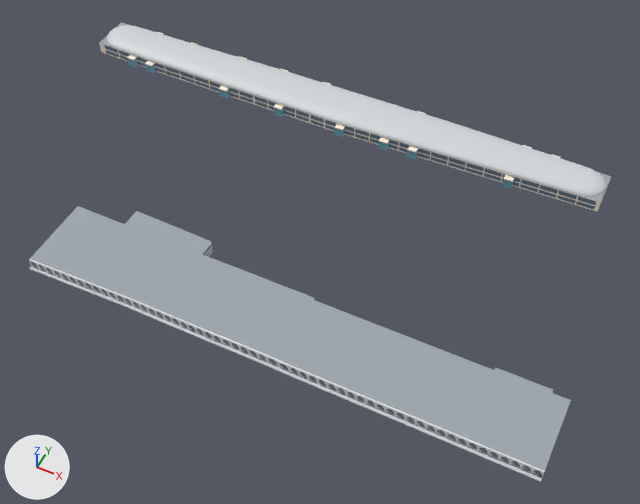
What one commit did to the glTF model models/dubai-dxb-terminal-1.glb.
Both versions are drawn from a camera (50 mm lens) standing at (327.0, -538.0, 835.0) and looking at (-20.0, 156.0, -33.0). Lighting does not change. The marker at lower left points along +X, +Y and +Z. The first picture is the older version. Vertices at exactly the same position are counted once.

The older version as bpy lines, for what is in view:
```python
me_dubai_international_airport_terminal_1_and_concourse_c = bpy.data.meshes.new('Dubai International Airport Terminal 1 and Concourse C')
me_dubai_international_airport_terminal_1_and_concourse_c.from_pydata(...)  # 3573 vertices, 3782 faces; spans x -505.0..336.0, y -60.0..425.0, z 0.0..28.0
# faces by material slot: [648, 128, 1768, 984, 212, 42]
me_dubai_international_airport_terminal_1_and_concourse_c.materials.append(mat_dxb_silver)  # light grey #d5d9dc
me_dubai_international_airport_terminal_1_and_concourse_c.materials.append(mat_window_2)  # cyan #6ea8bd
me_dubai_international_airport_terminal_1_and_concourse_c.materials.append(mat_dxb_white)  # white #edeeee
me_dubai_international_airport_terminal_1_and_concourse_c.materials.append(mat_window)  # blue #647a8b
me_dubai_international_airport_terminal_1_and_concourse_c.materials.append(mat_trim)  # pale yellow #fff0de
me_dubai_international_airport_terminal_1_and_concourse_c.materials.append(mat_roof)  # grey #9ea8af
ob_dubai_international_airport_terminal_1_and_concourse_c = bpy.data.objects.new('Dubai International Airport Terminal 1 and Concourse C', me_dubai_international_airport_terminal_1_and_concourse_c)
ob_dubai_international_airport_terminal_1_and_concourse_c.location = (0.0, 0.0, 0.0)
```
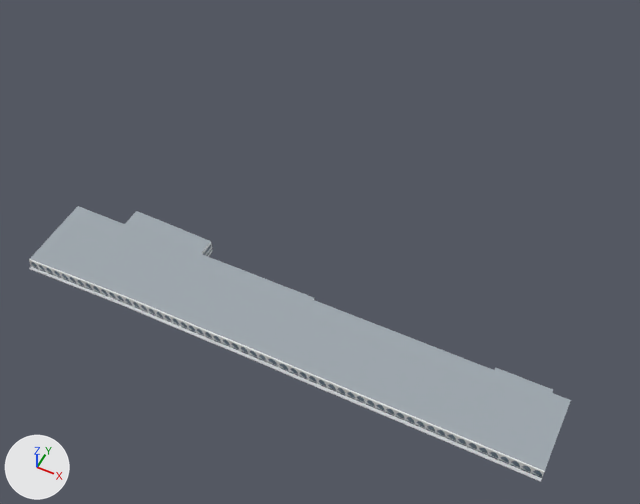
What differs and where, as boxes [x1, y1, x2, y2] in the pictures (640 x 504 px):
'Dubai International Airport Terminal 1 and Concourse C', reshaped (7% narrower, 40% shorter): before [29, 22, 611, 482]; after [29, 206, 571, 482]
part 1 of me_dubai_international_airport_terminal_1_and_concourse_c, deleted: before [99, 22, 611, 212]

The change, as a diff of the scene's bpy script:
```diff
--- a/models/dubai-dxb-terminal-1.glb.py
+++ b/models/dubai-dxb-terminal-1.glb.py
@@ me_dubai_international_airport_terminal_1_and_concourse_c @@
 # used by ob_dubai_international_airport_terminal_1_and_concourse_c; location = (0.0, 0.0, 0.0)
-me_dubai_international_airport_terminal_1_and_concourse_c.from_pydata(...)  # 3573 vertices, 3782 faces; spans x -505.0..336.0, y -60.0..425.0, z 0.0..28.0
+me_dubai_international_airport_terminal_1_and_concourse_c.from_pydata(...)  # 2504 vertices, 2706 faces; spans x -315.0..336.0, y -60.0..72.0, z 0.0..19.0
+# me_dubai_international_airport_terminal_1_and_concourse_c part 1: 162 loose pieces with 1069 vertices, spanning x -505.0..287.0, y 339.0..425.0, z 0.0..28.0, are deleted
 me_dubai_international_airport_terminal_1_and_concourse_c.materials.append(mat_dxb_silver)
-me_dubai_international_airport_terminal_1_and_concourse_c.materials.append(mat_window_2)  # cyan #6ea8bd
 me_dubai_international_airport_terminal_1_and_concourse_c.materials.append(mat_dxb_white)
 me_dubai_international_airport_terminal_1_and_concourse_c.materials.append(mat_window)
-me_dubai_international_airport_terminal_1_and_concourse_c.materials.append(mat_trim)  # pale yellow #fff0de
 me_dubai_international_airport_terminal_1_and_concourse_c.materials.append(mat_roof)
```
